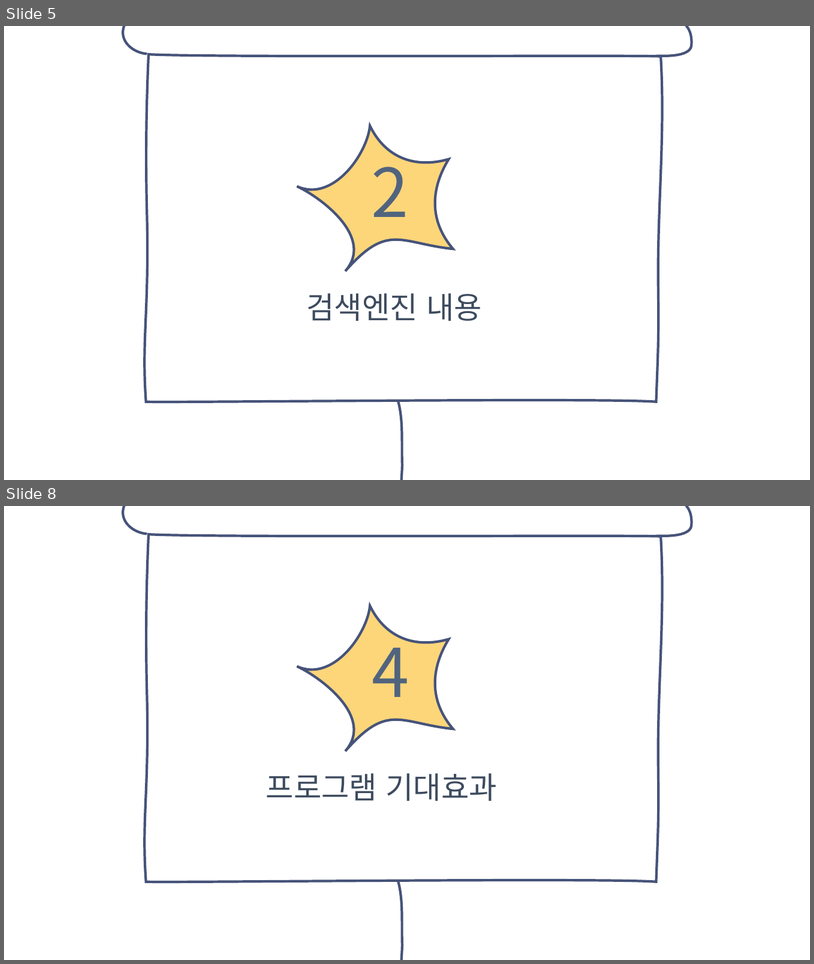
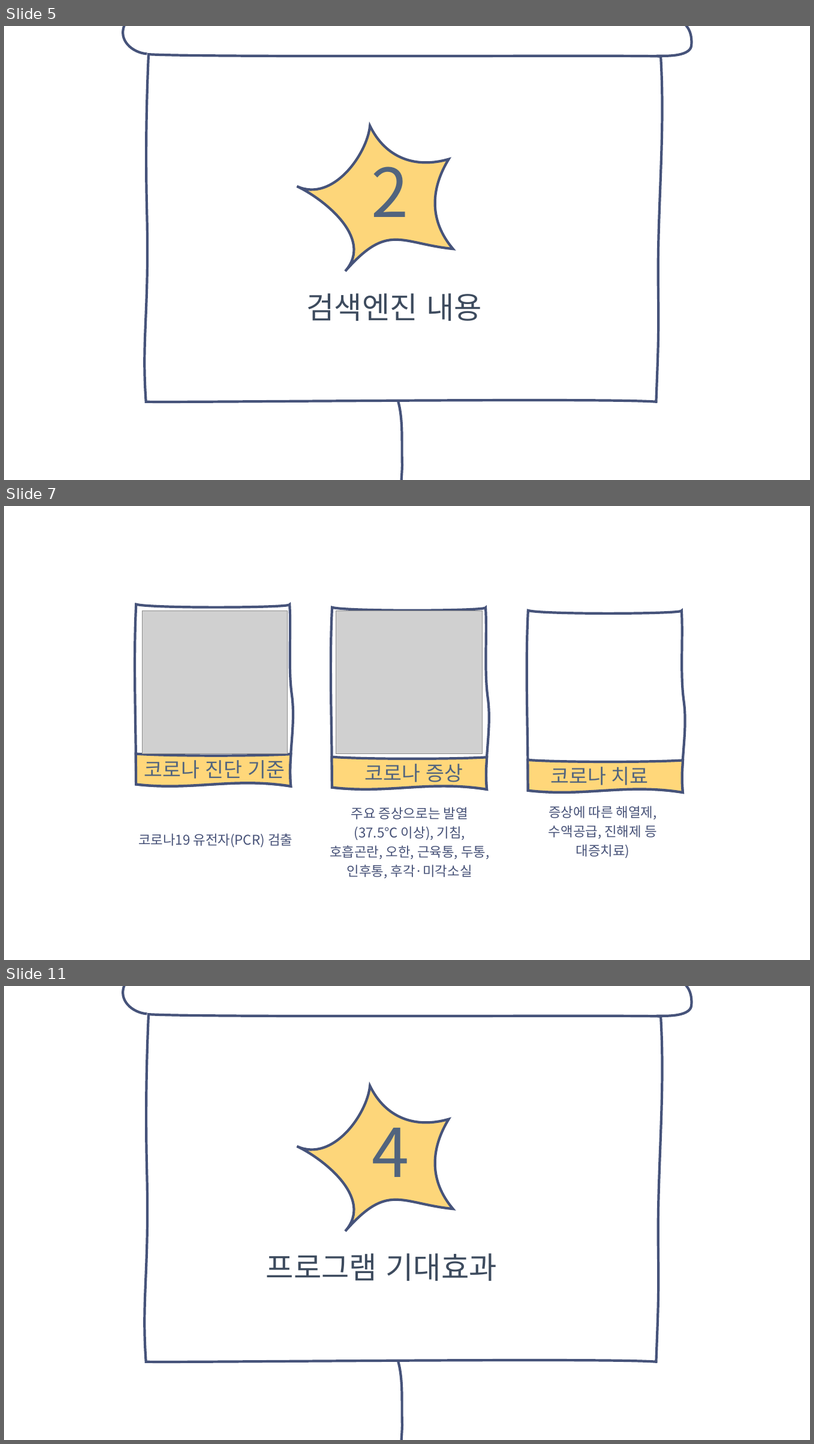
Before and after one commit to soyeon0730/-, a slide deck: 코로나 정보 검색엔진.pptx. Shown one above the other, each under a label of ours: slides 5 and 8 before the commit, slides 5, 7 and 11 after it; the slides between them are not shown. The pictures are 814x964 and 814x1444 pixels, drawn with LibreOffice and Linux fonts; fonts in the diff are those of the drawing; grey boxes stand for pictures; background and template pictures are left out. Boxes give left, top, right and bottom in pixels: in the first picture for what was removed or moved away, otherwise in the second. Text is boxed around its words. In the diff, an @@ line names an element or a change of style, - is before the commit and + after.

```diff
--- a/코로나 정보 검색엔진.pptx
+++ b/코로나 정보 검색엔진.pptx
@@ slide 7 added at (4, 506, 810, 960), background picture (left out) @@
@@ freeform shape added at (91, 566, 336, 823), outline #46537A 3 pt @@
@@ freeform shape added at (288, 569, 533, 826), outline #46537A 3 pt @@
@@ freeform shape added at (483, 573, 729, 829), outline #46537A 3 pt @@
@@ picture added at (142, 610, 287, 754) @@
@@ picture added at (336, 610, 483, 754) @@
@@ freeform shape added at (128, 715, 299, 823), fill #FFD77A, outline #46537A 3 pt @@
@@ freeform shape added at (324, 718, 495, 826), fill #FFD77A, outline #46537A 3 pt @@
@@ freeform shape added at (521, 721, 692, 829), fill #FFD77A, outline #46537A 3 pt @@
@@ text added at (144, 756, 285, 783), 24 pt, text #51647E @@
+코로나 진단 기준
@@ text added at (365, 763, 464, 786), 24 pt, text #51647E @@
+코로나 증상
@@ text added at (551, 766, 648, 789), 24 pt, text #51647E @@
+코로나 치료
@@ text added at (330, 807, 489, 878), 16 pt, text #475278 @@
+주요 증상으로는 발열(37.5℃ 이상), 기침, 호흡곤란, 오한, 근육통, 두통, 인후통, 후각·미각소실
@@ text added at (549, 805, 657, 858), 16 pt, text #475278 @@
+증상에 따른 해열제, 수액공급, 진해제 등 대증치료)
@@ text added at (138, 833, 293, 847), 16 pt, text #475278 @@
+코로나19 유전자(PCR) 검출
@@ what was slide 8 is now slide 11 @@
```
Also in this commit, not shown: 3 slides changed, 2 other slides added.
